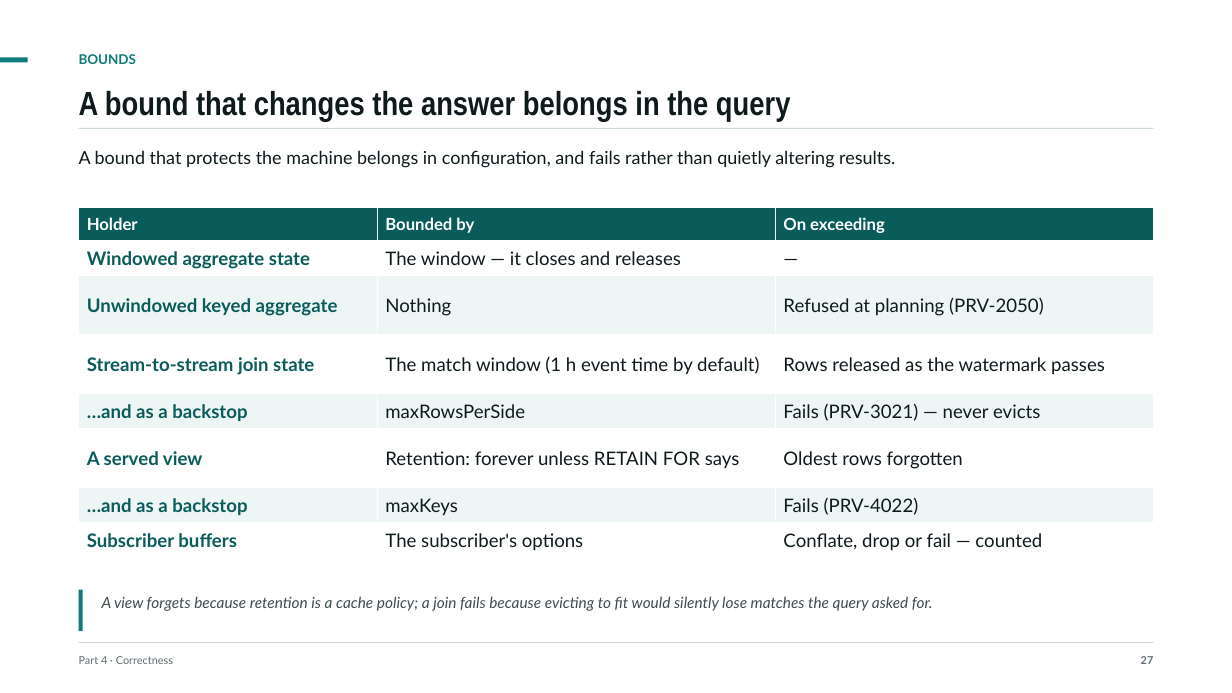
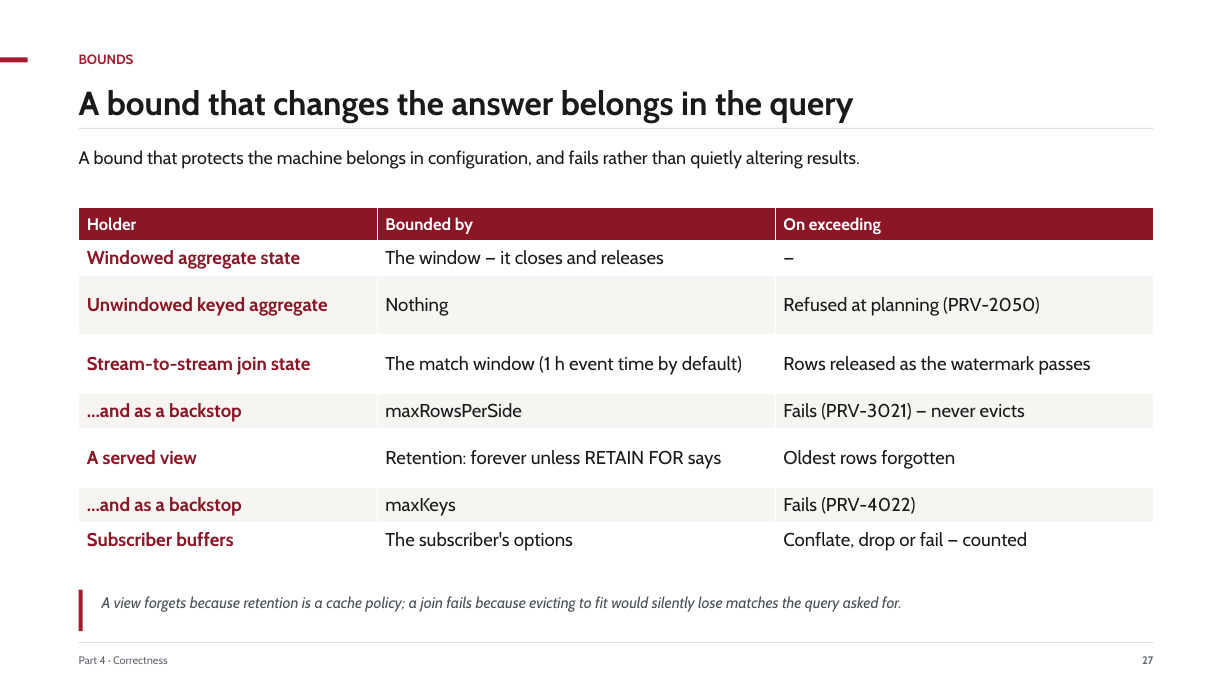
Before and after one commit to ajsinha/pravaha, a slide deck: slide 27 of docs/Pravaha-Continuous-SQL-Engine-Design-and-Evidence.pptx. Drawn at 1232x693 pixels with LibreOffice and Linux fonts; fonts in the diff are those of the drawing. Boxes give left, top, right and bottom in pixels: in the first picture for what was removed or moved away, otherwise in the second. Text is boxed around its words. In the diff, an @@ line names an element or a change of style, - is before the commit and + after.

```diff
--- a/docs/Pravaha-Continuous-SQL-Engine-Design-and-Evidence.pptx
+++ b/docs/Pravaha-Continuous-SQL-Engine-Design-and-Evidence.pptx
@@ rectangle at [0, 57, 28, 63]: fill #0E7C7B to #A51C30 @@
@@ text "BOUNDS" at [79, 54, 134, 64]: font Lato to Cabin, text colour #0E7C7B to #A51C30 @@
@@ text "A bound that changes the ..." at [79, 90, 854, 123]: font Arial Narrow to Cabin, text colour #0F1A1C to #1A1A1A @@
@@ text "A bound that protects the ..." at [79, 150, 860, 169]: font Lato to Cabin, text colour #0F1A1C to #1A1A1A @@
@@ rectangle at [79, 128, 1153, 129]: fill #CFDADA to #E3DED7 @@
@@ table at [79, 208, 1153, 558] @@
@@ fill #0A5C5B to #8A1626 in row 1 @@
@@ fill #EEF6F5 to #F7F5F2 in 9 cells @@
@@ font Lato to Cabin @@
@@ text colour #0A5C5B to #8A1626 in "Windowed aggregate state", "Unwindowed keyed aggregate", "Stream-to-stream join state", "…and as a backstop" and 3 more places @@
@@ text colour #0F1A1C to #1A1A1A in "The window — it closes and releases", "—", "Nothing", "Refused at planning (PRV-2050)" and 10 more places @@
@@ rectangle at [79, 590, 82, 631]: fill #0E7C7B to #A51C30 @@
@@ text "A view forgets because retention ..." at [102, 596, 902, 612]: font Lato to Cabin, text colour #3E4D50 to #4A5058 @@
@@ text "Part 4 · Correctness" at [79, 656, 167, 664]: font Lato to Cabin, text colour #5F6E71 to #61666E @@
@@ rectangle at [79, 642, 1153, 643]: fill #CFDADA to #E3DED7 @@
@@ text "27" at [1142, 656, 1153, 664]: font Lato to Cabin, text colour #5F6E71 to #61666E @@
```
Also in this commit, not shown: 74 other slides changed, 10 other files.
